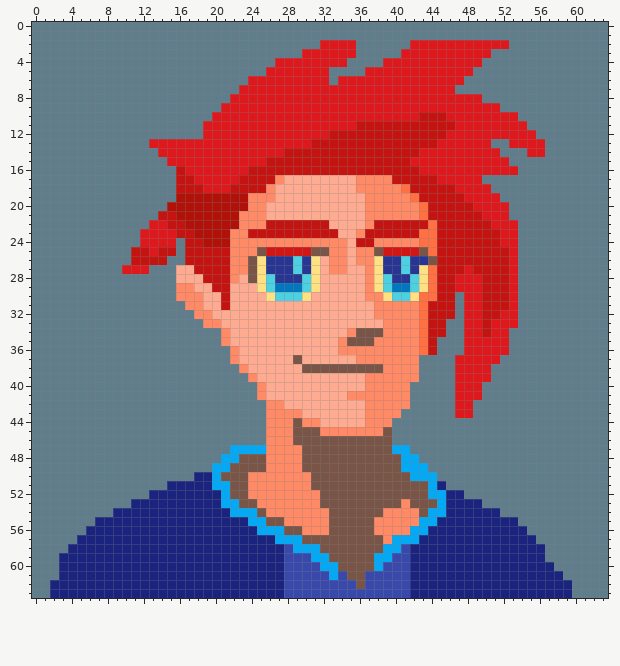
Pixel-art file: Udemy Training/portrait.aseprite. The first picture shows the starting point.
64x64 pixels, 1 frame.
The same view after the edit:
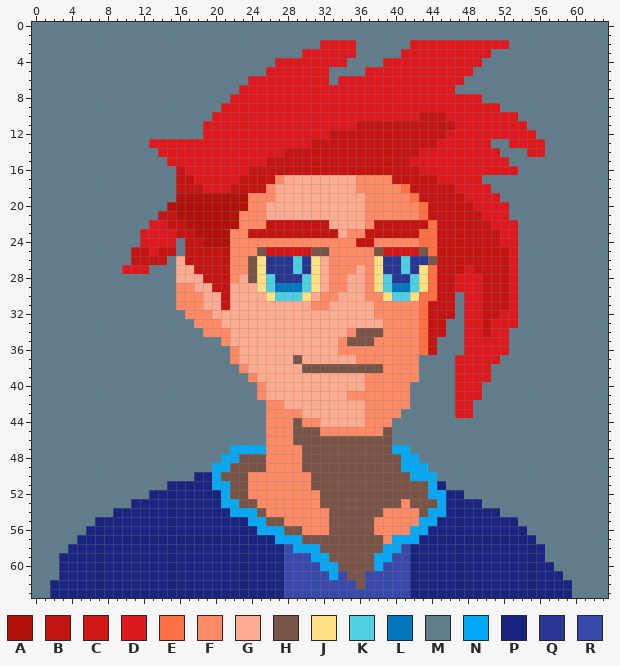
Palette (. is transparent): A #b0120a  B #c41411  C #d01716  D #dd191d  E #ff7043  F #ff8a65  G #ffab91  H #795548  J #ffe082  K #4dd0e1  L #0277bd  M #607d8b  N #03a9f4  P #1a237e  Q #283593  R #3949ab
Change:
--- layer "head"
@@ x 14..37 @@
 22 DBBAAAAAAFFFBBBBBBBGGGGF
-23 DDBBAAAAFFBBBBBBBBBBGGFB
-24 DDMBBAAAFFFFFFFFFFFFFGBB
-25 BBMBBBBBFFFHCCCCCHHFFGFF
-26 BMMBBBBBFFHJQQQKQJGFFGFF
-27 MMGGBBBBFFHJQQQKQJGFFGGF
-28 MMGGGBBBFGHJKQQQKJGGGGGF
-29 MMFFGGBBGGGJKLLLKJGGGGGF
-30 MMFFFGGBGGGGJKKKJGGGGGGF
-31 MMMFFGGBGGGGGGGGGGGGGGGG
-32 MMMMFFGGGGGGGGGGGGGGGGGG
-33 MMMMMFFGGGGGGGGGGGGGGGGG
-34 MMMMMMMFGGGGGGGGGGGGGFHH
+23 DDBBAAAAFFBBBBBBBBBBGFFB
+24 DDMBBAAAFFFFFFFFFFFFFFBB
+25 BBMBBBBBFFFHCCCCCHHFFFFF
+26 BMGBBBBBFFHJQQQKQJGFFFFF
+27 MMGGBBBBFFHJQQQKQJGFFFGF
+28 MMGGGBBBFGHJKQQQKJGFFGGF
+29 MMFFGGBBGGGJKLLLKJGFFGGF
+30 MMFFFGGBGGGGJKKKJGFFGGGF
+31 MMFFFGGBGGGGGGGGGFFGGGGG
+32 MMMFFFGGGGGGGGGGGGGGGGGG
+33 MMMMFFFGGGGGGGGGGGGGGGGG
+34 MMMMMFFFGGGGGGGGGGGGGFHH
 35 MMMMMMMFGGGGGGGGGGGGFHHH
Pixel boxes of the changes (left, top, right, bottom) in both pictures:
changed: (311, 229, 356, 310)
changed: (176, 256, 185, 265)
changed: (176, 301, 221, 337)
